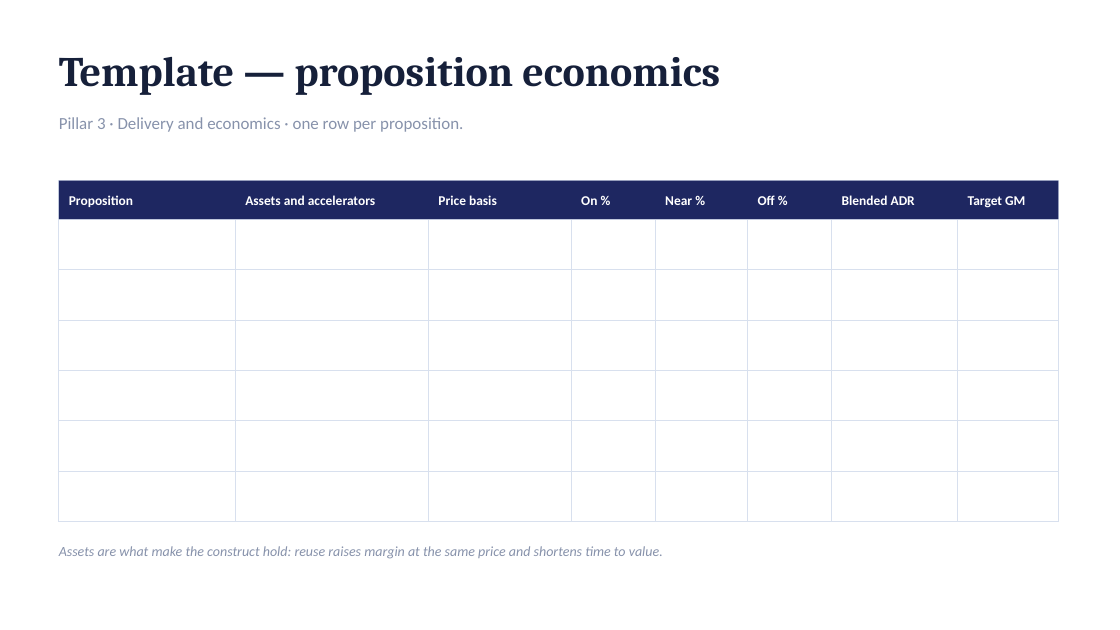
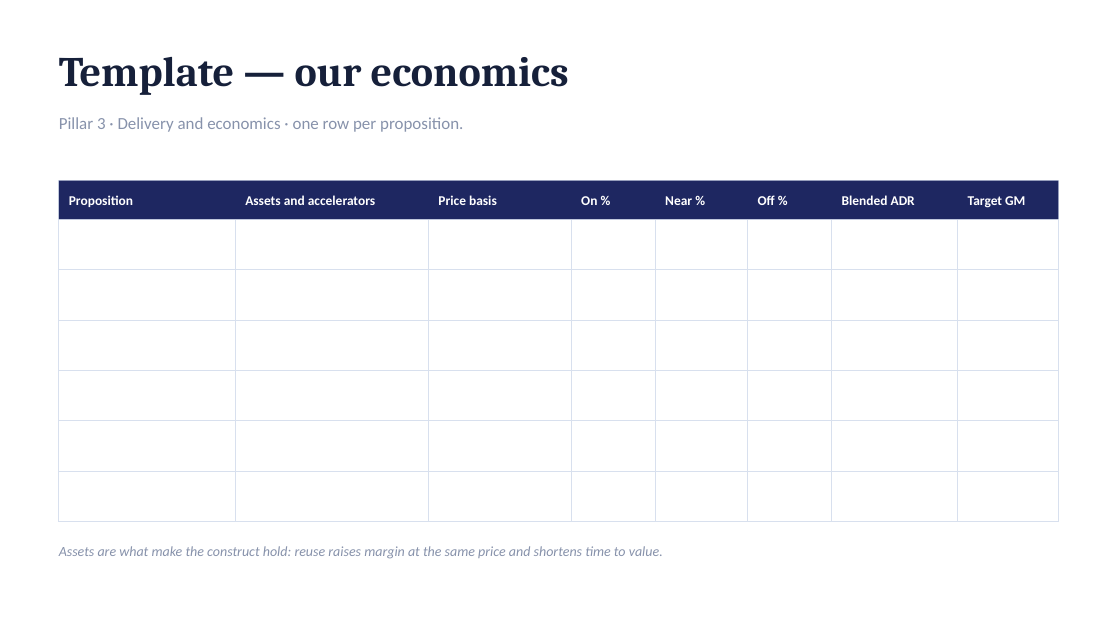
Before and after one commit to dhajjar-cyber/bae, a slide deck: slide 47 of FSI strategy/EAI&D-FSI-Strategy-Development-Plan.pptx. Drawn at 1120x630 pixels with LibreOffice and Linux fonts; fonts in the diff are those of the drawing. Boxes give left, top, right and bottom in pixels: in the first picture for what was removed or moved away, otherwise in the second. Text is boxed around its words. In the diff, an @@ line names an element or a change of style, - is before the commit and + after.

```diff
--- a/FSI strategy/EAI&D-FSI-Strategy-Development-Plan.pptx
+++ b/FSI strategy/EAI&D-FSI-Strategy-Development-Plan.pptx
@@ text at [59, 57, 569, 95]: text changed @@
-Template — proposition economics
+Template — our economics
```
Also in this commit, not shown: 1 other slide changed, 1 slide added, 1 slide removed, 1 other file.
